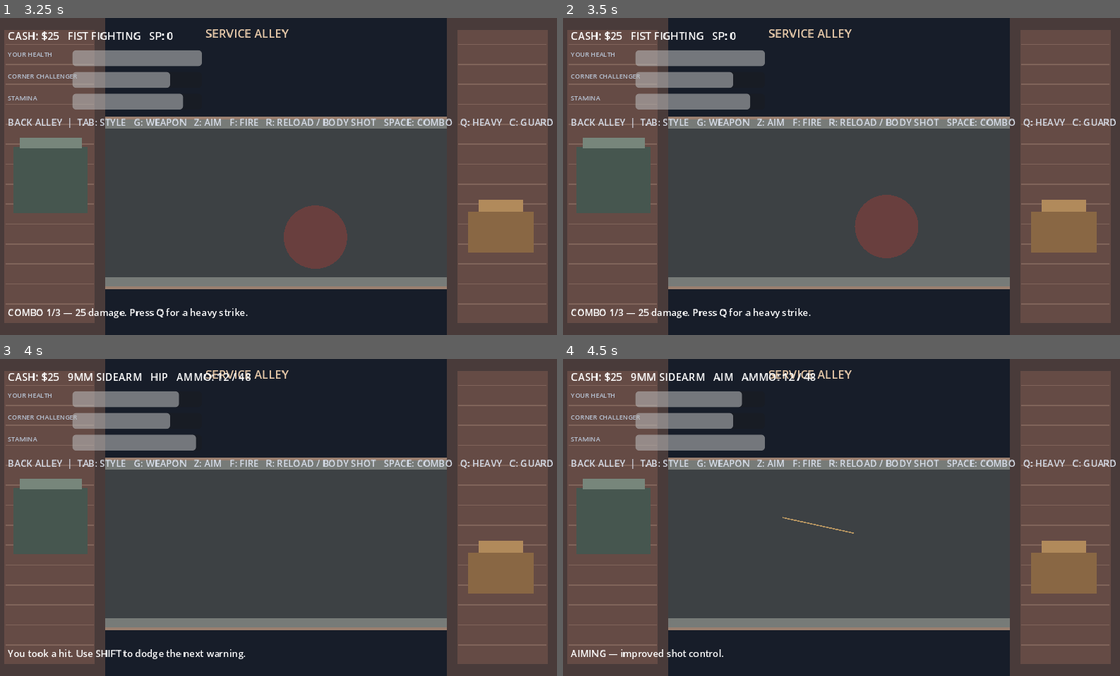
Above: before the commit, frames 1-4 (two rows, left to right).
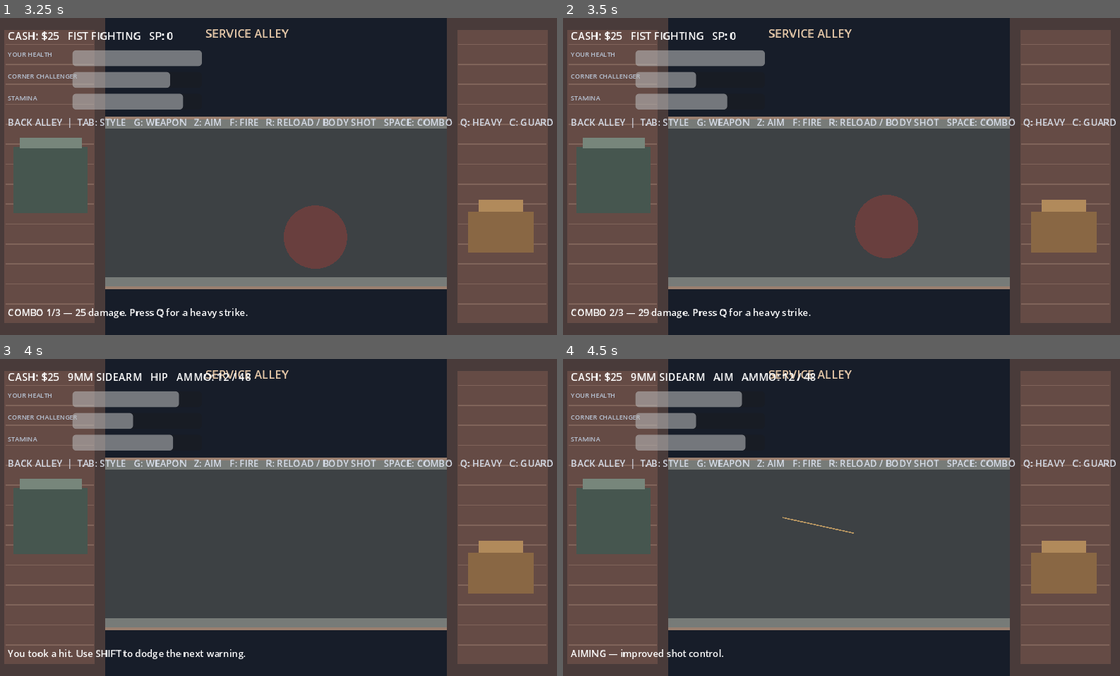
Above: after the commit, the same moments.

Repository: mtecfix/Street-life
Game: Godot game, scene res://scenes/combat/CombatAlley.tscn
Same seed, same stepped clock (60 frames per second), same inputs: the game is played once before the commit and once after it. This scene is started directly instead of the project's main scene.
Inputs:
- Up to frame 1 (3.25 s): tap Enter at 0.5, 2.75 s; hold D (move_right) 0.53-1.28 s; tap Q at 0.6, 1.55, 2.85 s; tap Space at 0.77, 0.8, 1.07, 1.25, 1.35, 1.52, 1.82, 2.3, 3.02 s; hold S (move_down) 1.28-2.03 s; hold D (move_right) 2.03-2.78 s; hold E (interact) 2.03-2.78 s; hold W (move_up) from 2.78 s (still down)
- Up to frame 2 (3.5 s): keep holding W (move_up); tap Space at 3.32 s
- Up to frame 3 (4 s): tap Q at 3.5 s; release W (move_up) at 3.53 s; hold A (move_left) from 3.53 s (still down); tap Tab at 3.6 s; tap Space at 3.77, 3.8 s
- Up to frame 4 (4.5 s): keep holding A (move_left); tap Space at 4.07 s; tap Z at 4.35 s

Frame 1 is identical in both runs. In frame 2, 0.6% of the frame differs, in the area x 8-34%, y 16-94%; in frame 3, 0.6%; in frame 4, 0.5%.

Commit message:
Add buffered melee inputs and ranged line of sight

Diff:
--- a/game/scripts/combat/combat_arena.gd
+++ b/game/scripts/combat/combat_arena.gd
@@ -24,6 +24,8 @@
 var attack_cooldown := 0.0
 var combo_step := 0
 var combo_window_timer := 0.0
+var melee_buffer_timer := 0.0
+var buffered_heavy_attack := false
 var enemy_recovery := 0.0
 var telegraph_timer := -1.0
 var dodge_timer := 0.0
@@ -217,6 +219,14 @@
             weapon_reserves[active_weapon_id] = reserve_ammo
             _set_status("Reload complete — %d / %d rounds." % [ammo_in_magazine, reserve_ammo])
     combo_window_timer = maxf(0.0, combo_window_timer - delta)
+    melee_buffer_timer = maxf(0.0, melee_buffer_timer - delta)
+    if melee_buffer_timer > 0.0 and attack_cooldown <= 0.0 and combat_style == "melee":
+        melee_buffer_timer = 0.0
+        if buffered_heavy_attack:
+            _heavy_attack()
+        else:
+            _attack()
+        buffered_heavy_attack = false
     if combo_window_timer <= 0.0:
         combo_step = 0
     enemy_recovery = maxf(0.0, enemy_recovery - delta)
@@ -291,9 +301,17 @@
         elif event.keycode == KEY_C:
             _guard()
         elif event.keycode == KEY_SPACE:
-            _attack()
+            if combat_style == "melee" and attack_cooldown > 0.0:
+                melee_buffer_timer = 0.16
+                buffered_heavy_attack = false
+            else:
+                _attack()
         elif event.keycode == KEY_Q:
-            _heavy_attack()
+            if combat_style == "melee" and attack_cooldown > 0.0:
+                melee_buffer_timer = 0.16
+                buffered_heavy_attack = true
+            else:
+                _heavy_attack()
         elif event.keycode == KEY_SHIFT:
             _dodge()
 
@@ -520,6 +538,9 @@
         return
     var profile := FirearmCombatController.get_profile(active_weapon_id)
     var distance := player.position.distance_to(enemy.position)
+    if not _has_clear_shot(player.position, enemy.position):
+        _set_status("LINE OF SIGHT BLOCKED — reposition around the obstacle.")
+        return
     var effective_range := float(profile["range"]) + (60.0 if GameState.has_combat_skill("firearms", "cover_awareness") else 0.0)
     if distance > effective_range:
         _set_status("Target out of range for %s. Close the distance." % str(profile["name"]))
@@ -567,6 +588,44 @@
     _set_status("Equipped %s — %s  [G: next weapon]" % [str(profile["name"]), str(profile["description"])])
     _refresh()
 
+
+func _cover_rectangles() -> Array[Rect2]:
+    match environment_kind:
+        "shopfront":
+            return [Rect2(62, 214, 86, 72), Rect2(790, 330, 92, 58)]
+        "alley":
+            return [Rect2(34, 220, 126, 112), Rect2(806, 330, 112, 70)]
+        _:
+            return [Rect2(66, 292, 40, 66)]
+
+func _has_clear_shot(from_point: Vector2, to_point: Vector2) -> bool:
+    for obstacle in _cover_rectangles():
+        if obstacle.has_point(from_point) or obstacle.has_point(to_point):
+            continue
+        var top_left := obstacle.position
+        var top_right := Vector2(obstacle.end.x, obstacle.position.y)
+        var bottom_left := Vector2(obstacle.position.x, obstacle.end.y)
+        var bottom_right := obstacle.end
+        if _segments_intersect(from_point, to_point, top_left, top_right):
+            return false
+        if _segments_intersect(from_point, to_point, top_right, bottom_right):
+            return false
+        if _segments_intersect(from_point, to_point, bottom_right, bottom_left):
+            return false
+        if _segments_intersect(from_point, to_point, bottom_left, top_left):
+            return false
+    return true
+
+func _segments_intersect(a: Vector2, b: Vector2, c: Vector2, d: Vector2) -> bool:
+    var ab := b - a
+    var cd := d - c
+    var denominator := ab.cross(cd)
+    if absf(denominator) < 0.0001:
+        return false
+    var t := (c - a).cross(cd) / denominator
+    var u := (c - a).cross(ab) / denominator
+    return t >= 0.0 and t <= 1.0 and u >= 0.0 and u <= 1.0
+
 func _body_shot() -> void:
     if finished or not GameState.has_combat_skill("melee", "body_shot"):
         _set_status("Body Shot is locked. Unlock it in Combat Training (K).")
